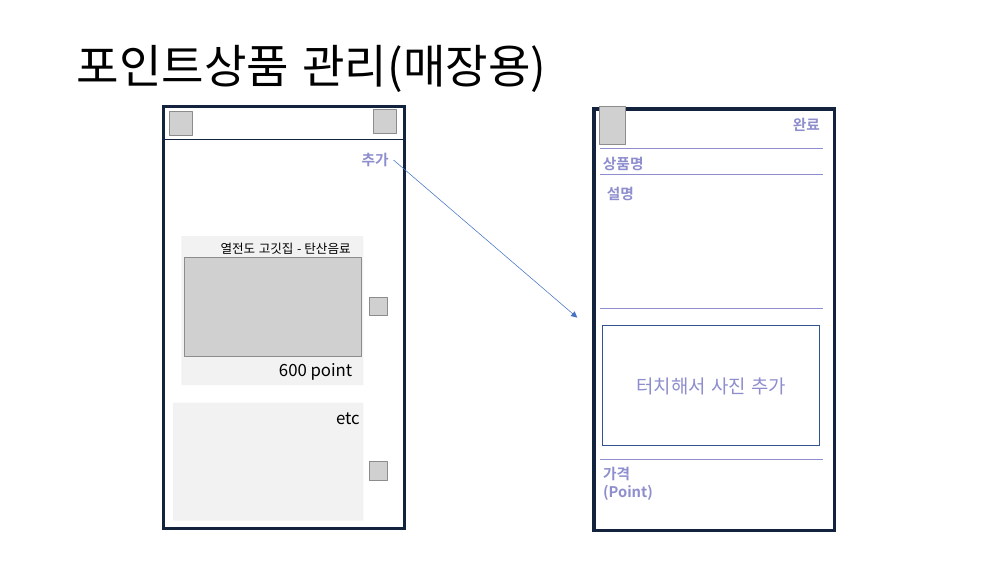
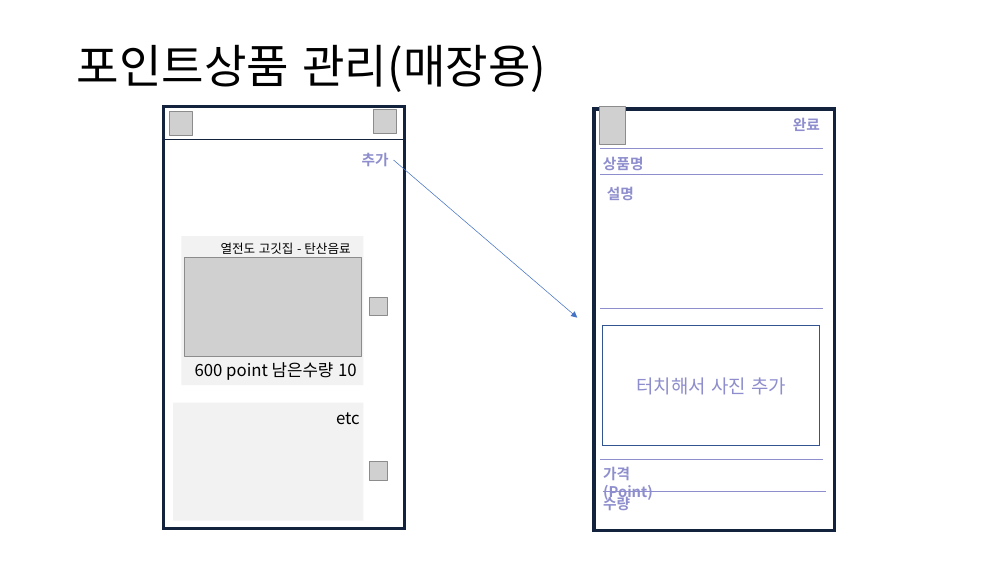
Before and after one commit to haebeompark/NonoshowAndroid, a slide deck: slide 9 of nonoshow.pptx. Drawn at 1008x567 pixels with LibreOffice and Linux fonts; fonts in the diff are those of the drawing; grey boxes stand for pictures; background and template pictures are left out. Boxes give left, top, right and bottom in pixels: in the first picture for what was removed or moved away, otherwise in the second. Text is boxed around its words. In the diff, an @@ line names an element or a change of style, - is before the commit and + after.

```diff
--- a/nonoshow.pptx
+++ b/nonoshow.pptx
@@ text at (195,362,357,380): text changed @@
-600 point
+600 point 남은수량 10
@@ text added at (603,494,630,510), 14 pt, text #8E8ECE, bold @@
+수량
@@ line added from (603, 492) to (826, 492), #8E8ECE 0.75 pt @@
```
Also in this commit, not shown: 1 slide added.
